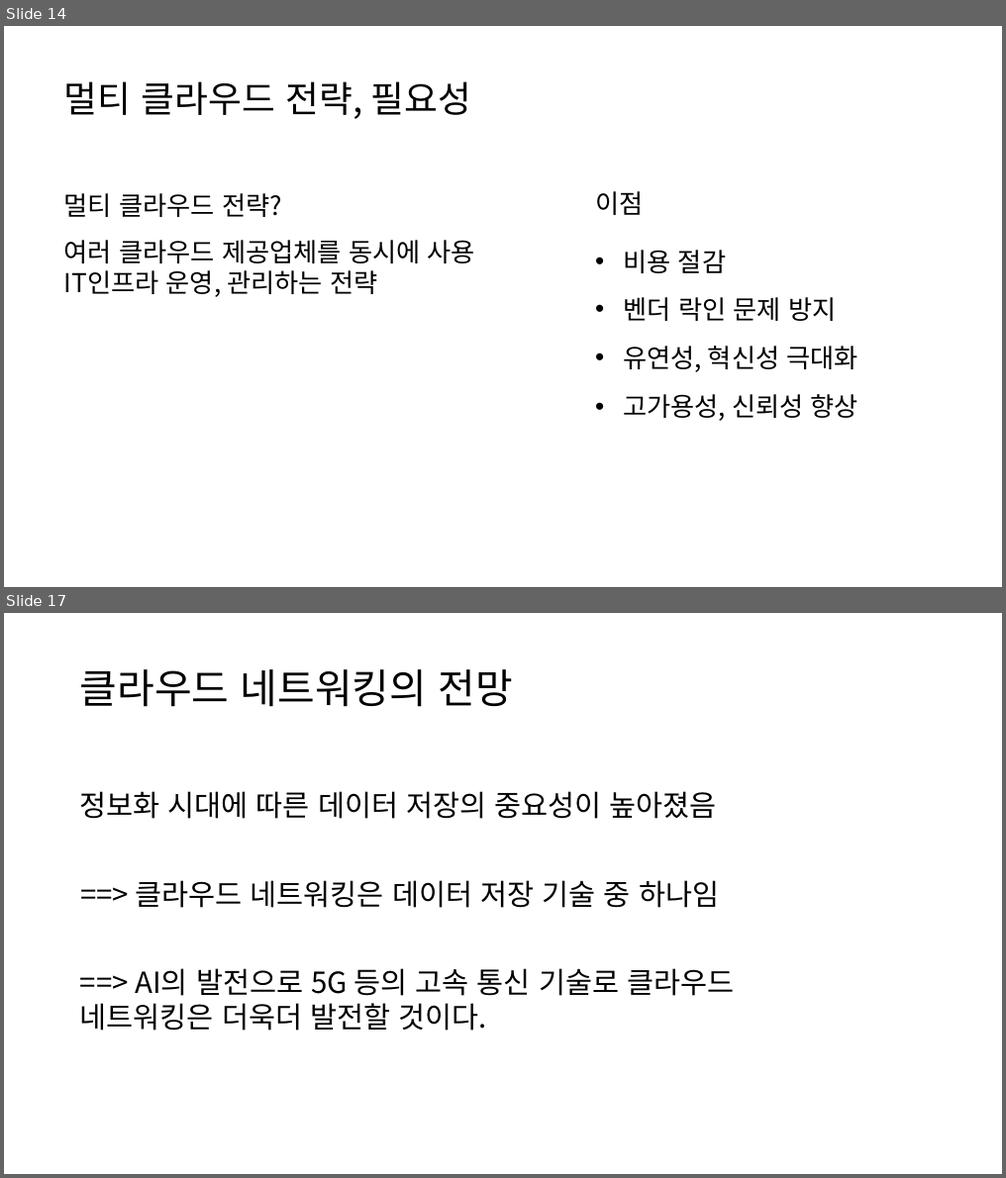
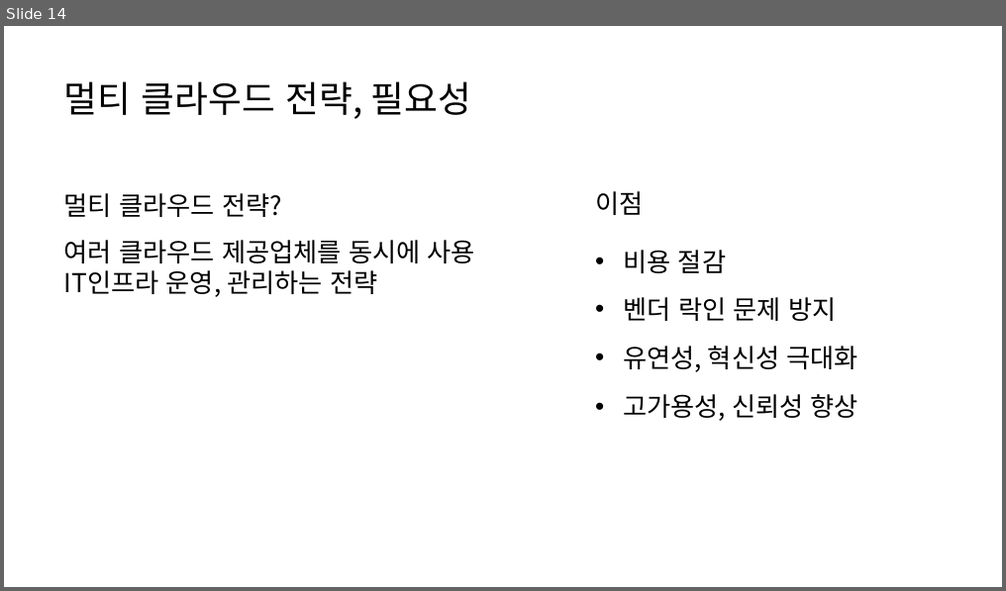
Before and after one commit to gangtaeg/cloud, a slide deck: 클라우드 네트워킹.pptx. Shown one above the other, each under a label of ours: slides 14 and 17 before the commit, slide 14 after it; the slides between them are not shown. The pictures are 1006x1178 and 1006x591 pixels, drawn with LibreOffice and Linux fonts; fonts in the diff are those of the drawing. Boxes give left, top, right and bottom in pixels: in the first picture for what was removed or moved away, otherwise in the second. Text is boxed around its words. In the diff, an @@ line names an element or a change of style, - is before the commit and + after.

```diff
--- a/클라우드 네트워킹.pptx
+++ b/클라우드 네트워킹.pptx
@@ slide 17 removed at (x1=4, y1=613, x2=1002, y2=1174), background #FFFFFF @@
@@ text removed at (x1=80, y1=669, x2=513, y2=707) @@
-클라우드 네트워킹의 전망
@@ text removed at (x1=79, y1=791, x2=717, y2=819) @@
-정보화 시대에 따른 데이터 저장의 중요성이 높아졌음
@@ text removed at (x1=136, y1=880, x2=719, y2=908) @@
-==> 클라우드 네트워킹은 데이터 저장 기술 중 하나임
@@ text removed at (x1=80, y1=968, x2=734, y2=1031) @@
-==> AI의 발전으로 5G 등의 고속 통신 기술로 클라우드 네트워킹은 더욱더 발전할 것이다.
```
Also in this commit, not shown: 6 slides changed, 1 other slide removed, 19 other files.
